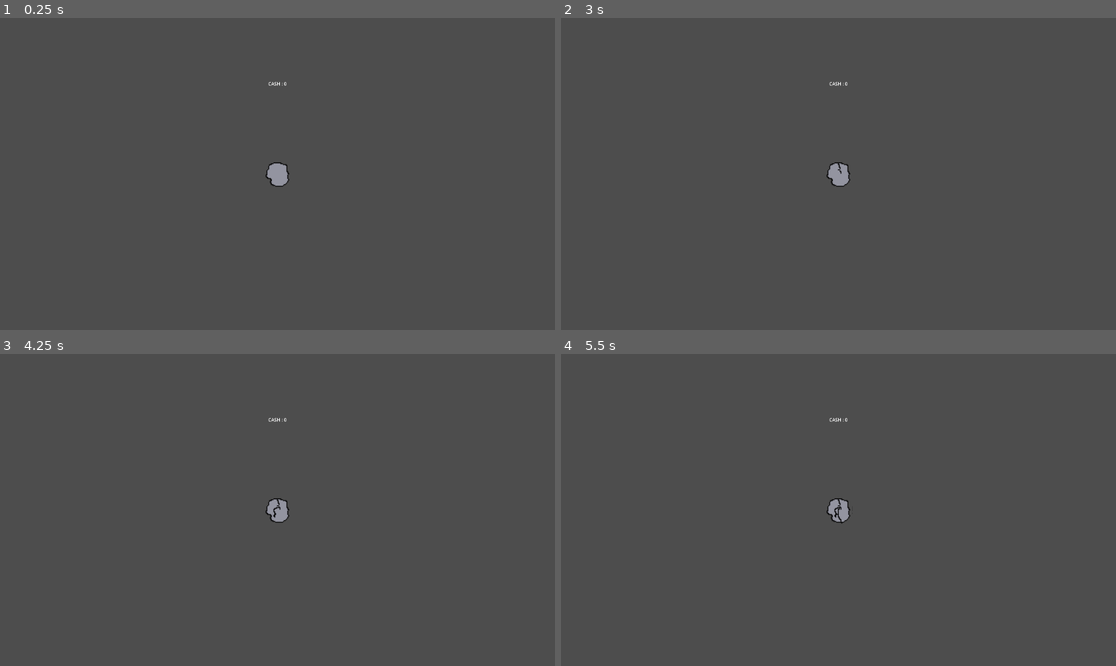
Above: before the commit, frames 1-4 (two rows, left to right).
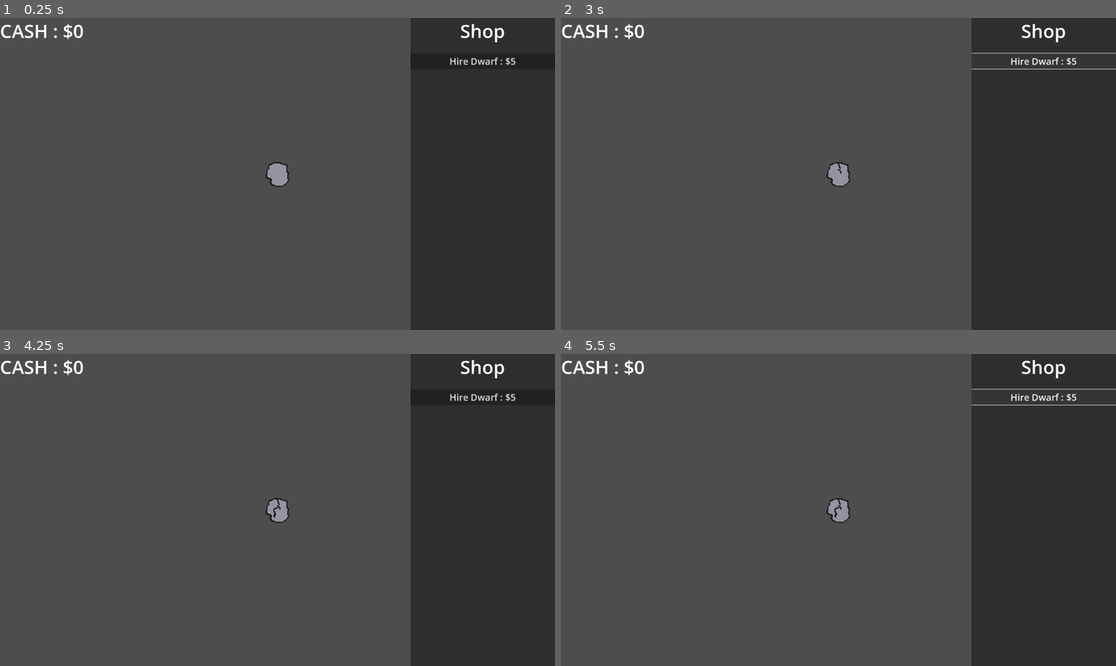
Above: after the commit, the same moments.

Repository: alstonStone/BoulderBreakerz
Game: Godot game, scene res://Scenes/game.tscn
The game is run twice, just before and just after one commit, with the same random seed, the same clock (stepped at 60 frames per second) and the same inputs.
Inputs (mouse positions are in pixels of both pictures, inside the frame that each line leads up to):
- Up to frame 1 (0.25 s): no input
- Up to frame 2 (3 s): click (1043, 61) at 0.5 s, where only the run after the commit has a clickable "Hire Dwarf : $5"; click (838, 174) at 1.25 s; click (838, 174) at 2 s; click (1043, 61) at 2.75 s, where only the run after the commit has a clickable "Hire Dwarf : $5"
- Up to frame 3 (4.25 s): click (277, 510) at 3.5 s
- Up to frame 4 (5.5 s): click (1043, 397) at 4.25 s, where only the run after the commit has a clickable "Hire Dwarf : $5"; tap Enter at 5 s

The runs differ from the first frame. In frame 1, 26% of the frame differs, in the area x 0-100%, y 0-100%; in frame 2, 25%; in frame 3, 26%; in frame 4, 25%.

Commit message:
Added shop bar, changed cash display to the right side, and added $ symbol to cash display.

Diff:
--- a/Scenes/game.tscn
+++ b/Scenes/game.tscn
@@ -45,19 +45,45 @@
 vframes = 3
 
 [node name="ScoreLabel" type="Label" parent="."]
-anchors_preset = -1
-anchor_left = 0.5
-anchor_top = 0.197
-anchor_right = 0.5
-anchor_bottom = 0.197
-offset_left = -20.0
-offset_top = 3.23999
-offset_right = 20.0
-offset_bottom = 26.24
+anchors_preset = 10
+anchor_right = 1.0
+offset_bottom = 88.0
 grow_horizontal = 2
-grow_vertical = 2
+theme_override_font_sizes/font_size = 64
 text = "SCORE
 "
 script = ExtResource("3_hg1ow")
 
+[node name="ItemList" type="ItemList" parent="."]
+anchors_preset = 11
+anchor_left = 1.0
+anchor_right = 1.0
+anchor_bottom = 1.0
+offset_left = -500.0
+grow_horizontal = 0
+grow_vertical = 2
+
+[node name="Label" type="Label" parent="ItemList"]
+layout_mode = 1
+anchors_preset = 10
+anchor_right = 1.0
+offset_bottom = 88.0
+grow_horizontal = 2
+theme_override_font_sizes/font_size = 64
+text = "Shop
+"
+horizontal_alignment = 1
+
+[node name="Button" type="Button" parent="ItemList/Label"]
+layout_mode = 1
+anchors_preset = -1
+anchor_top = 1.398
+anchor_right = 1.0
+anchor_bottom = 1.75
+offset_top = -0.0240097
+offset_bottom = -1.52588e-05
+grow_horizontal = 2
+theme_override_font_sizes/font_size = 32
+text = "Hire Dwarf : $5"
+
 [connection signal="pressed" from="Boulder" to="Boulder" method="_on_pressed"]
--- a/Scripts/ScoreLabel.gd
+++ b/Scripts/ScoreLabel.gd
@@ -3,7 +3,7 @@
 
 
 func _process(delta):
-	self.text = "CASH : "+str(Game.score)
+	self.text = "CASH : $"+str(Game.score)
 
 
 
